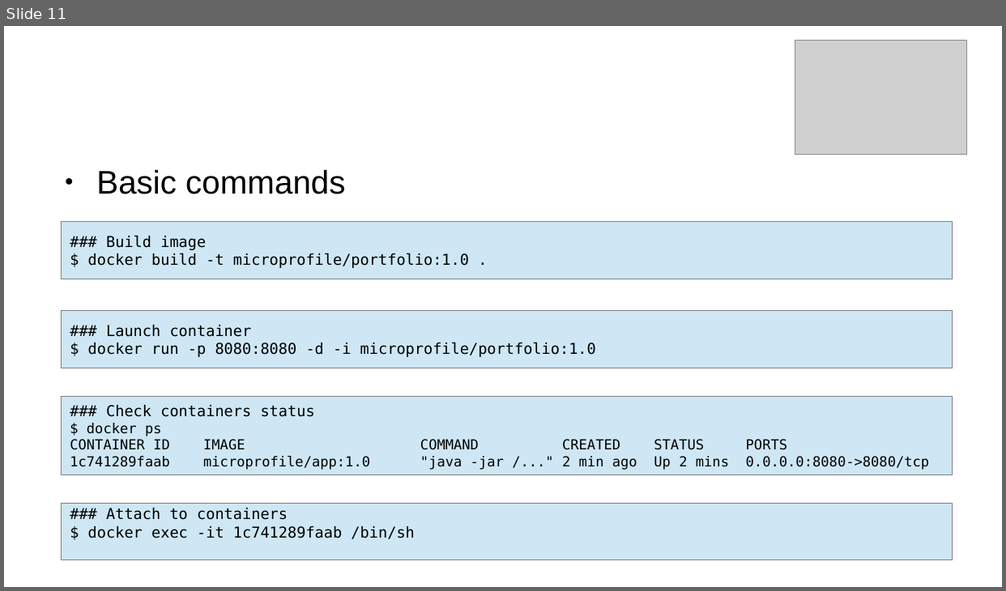
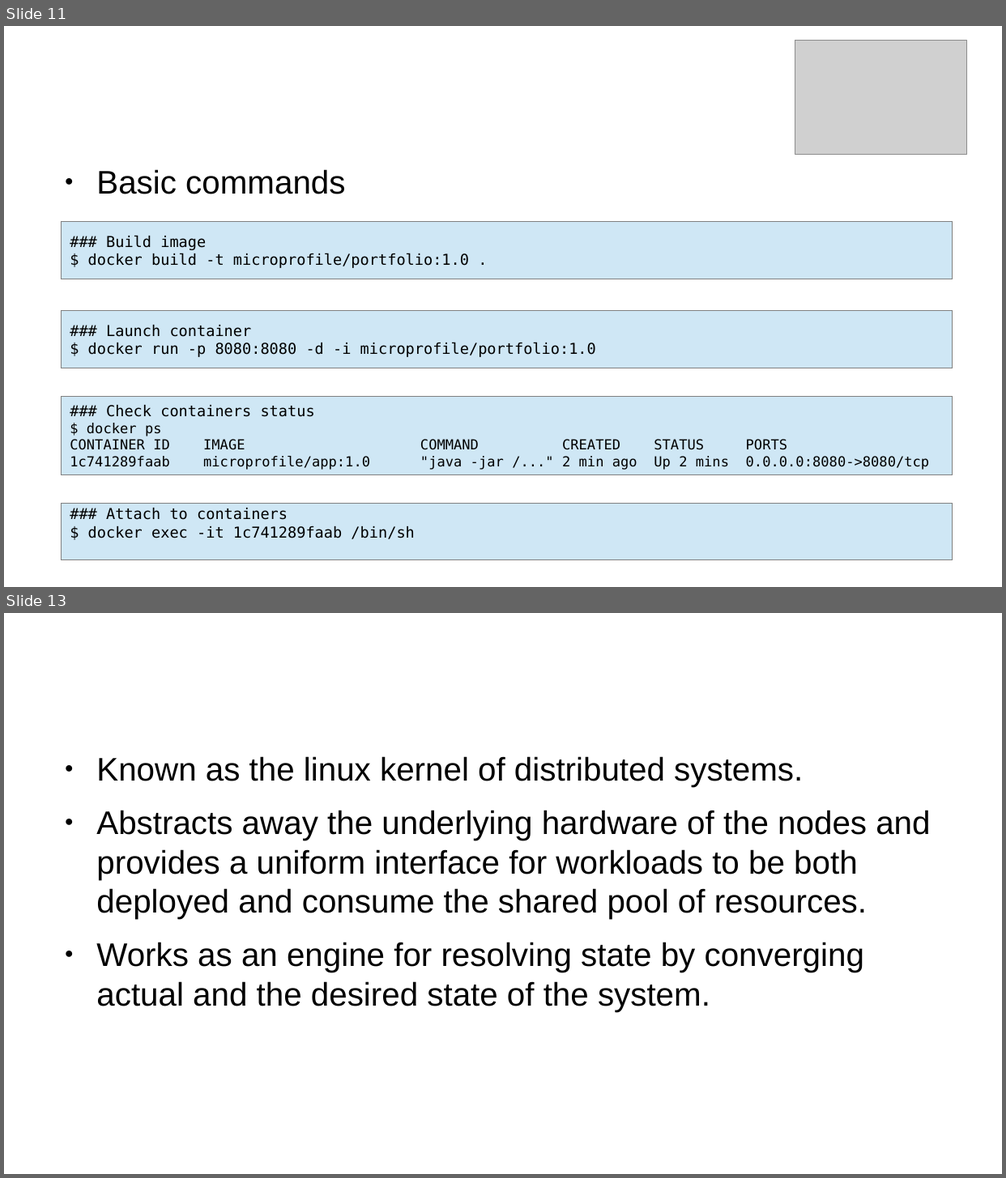
Before and after one commit to BaptisteMeynier/Kubernetes-Presentation, a slide deck: doc/presentationKube.odp. Shown one above the other, each under a label of ours: slide 11 before the commit, slides 11 and 13 after it; the slides between them are not shown. The pictures are 1006x591 and 1006x1178 pixels, drawn with LibreOffice and Linux fonts; fonts in the diff are those of the drawing; grey boxes stand for pictures; background and template pictures are left out. Boxes give left, top, right and bottom in pixels: in the first picture for what was removed or moved away, otherwise in the second. Text is boxed around its words. In the diff, an @@ line names an element or a change of style, - is before the commit and + after.

```diff
--- a/doc/presentationKube.odp
+++ b/doc/presentationKube.odp
@@ slide 13 added at (4, 613, 1002, 1174), background #FFFFFF @@
@@ title added at (53, 635, 749, 727), 35.7 pt, text #FFFFFF @@
+What Does Kubernetes do?
@@ text added at (96, 756, 930, 1012), 26 pt, text #000000 @@
+● Known as the linux kernel of distributed systems.
+● Abstracts away the underlying hardware of the nodes and provides a uniform interface for workloads to be both deployed and consume the shared pool of resources.
+● Works as an engine for resolving state by converging actual and the desired state of the system.
```
Also in this commit, not shown: 7 other slides added.
